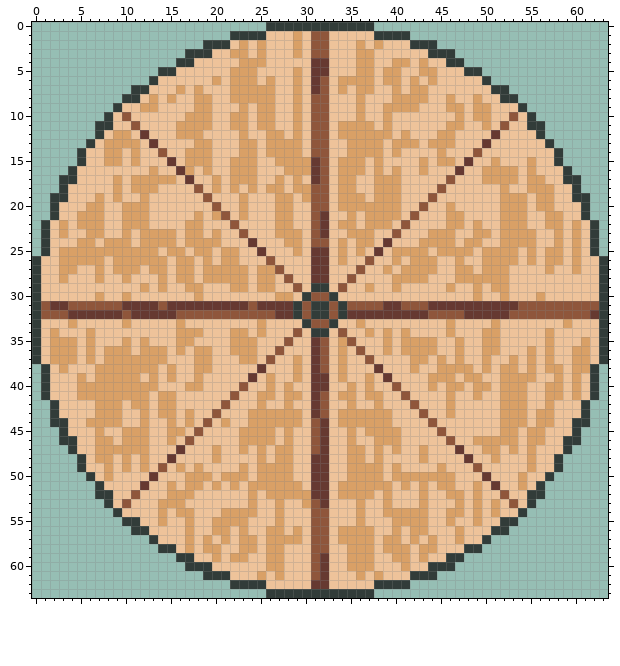
A pixel-art sprite gets an edit: Wheel/wheel_small.png. Above: the version before the commit.
The file is 64x64 pixels.
And afterwards:
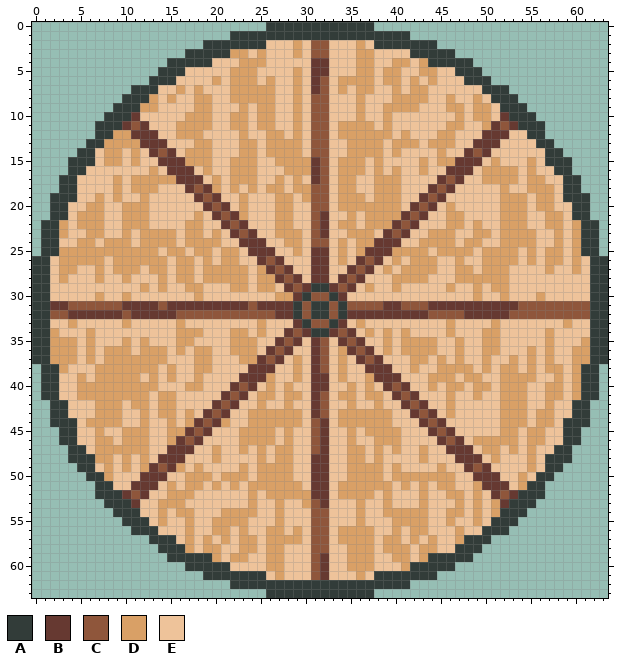
Palette (. is transparent): A #323c39  B #663931  C #8f563b  D #d9a066  E #eec39a
Diff:
Changed rows in their new state; - is an unchanged pixel.
first column x 1:
 1 -------------------------AAAAAAAAAAAA-------------------------
 2 ---------------------AAAA------------AAAA---------------------
 3 -------------------AA--------------------AA-------------------
 4 --------------A--AA------------------------AA--A--------------
 5 ---------------A------------------------------A---------------
 6 -------------AA--------------------------------AA-------------
 7 ------------A------------------------------------A------------
 8 -----------A--------------------------------------A-----------
 9 ---------AA----------------------------------------AA---------
10 --------AAB----------------------------------------BAA--------
11 --------AB-B--------------------------------------B-BA--------
12 -------A--B-B------------------------------------B-B--A-------
13 ------A----B-B----------------------------------B-B----A------
14 -----A------B-B--------------------------------B-B------A-----
15 ---A-A-------B-B------------------------------B-B-------A-A---
16 ----A---------B-B----------------------------B-B---------A----
17 ---------------B-B--------------------------B-B---------------
18 ---A------------B-B------------------------B-B------------A---
19 ---A-------------B-B----------------------B-B-------------A---
20 --A---------------B-B--------------------B-B---------------A--
21 --A----------------B-B------------------B-B----------------A--
22 -A------------------B-B----------------B-B------------------A-
23 -A-------------------B-B--------------B-B-------------------A-
24 -A--------------------B-B------------B-B--------------------A-
25 -A---------------------B-B----------B-B---------------------A-
26 A-----------------------B-B--------B-B-----------------------A
27 A------------------------B-B------B-B------------------------A
28 A-------------------------B-B----B-B-------------------------A
29 A--------------------------B-B--B-B--------------------------A
30 A---------------------------B----B---------------------------A
31 A------------------------------------------------------------A
32 A------------------------------------------------------------A
33 A---------------------------B----B---------------------------A
34 A--------------------------B-B--B-B--------------------------A
35 A-------------------------B-B----B-B-------------------------A
36 A------------------------B-B------B-B------------------------A
37 A-----------------------B-B--------B-B-----------------------A
38 -A---------------------B-B----------B-B---------------------A-
39 -A--------------------B-B------------B-B--------------------A-
40 -A-------------------B-B--------------B-B-------------------A-
41 -A------------------B-B----------------B-B------------------A-
42 --A----------------B-B------------------B-B----------------A--
43 --A---------------B-B--------------------B-B---------------A--
44 ---A-------------B-B----------------------B-B-------------A---
45 ---A------------B-B------------------------B-B------------A---
46 ---------------B-B--------------------------B-B---------------
47 ----A---------B-B----------------------------B-B---------A----
48 ---A-A-------B-B------------------------------B-B-------A-A---
49 -----A------B-B--------------------------------B-B------A-----
50 ------A----B-B----------------------------------B-B----A------
51 -------A--B-B------------------------------------B-B--A-------
52 --------AB-B--------------------------------------B-BA--------
53 --------AAB----------------------------------------BAA--------
54 ---------AA----------------------------------------AA---------
55 -----------A--------------------------------------A-----------
56 ------------A------------------------------------A------------
57 -------------AA--------------------------------AA-------------
58 ---------------A------------------------------A---------------
59 --------------A--AA------------------------AA--A--------------
60 -------------------AA--------------------AA-------------------
61 ---------------------AAAA------------AAAA---------------------
62 -------------------------AAAAAAAAAAAA-------------------------
Changed places in both pictures, as pixel boxes (x1, y1, x2, y2):
changed: (41, 31, 599, 589)
